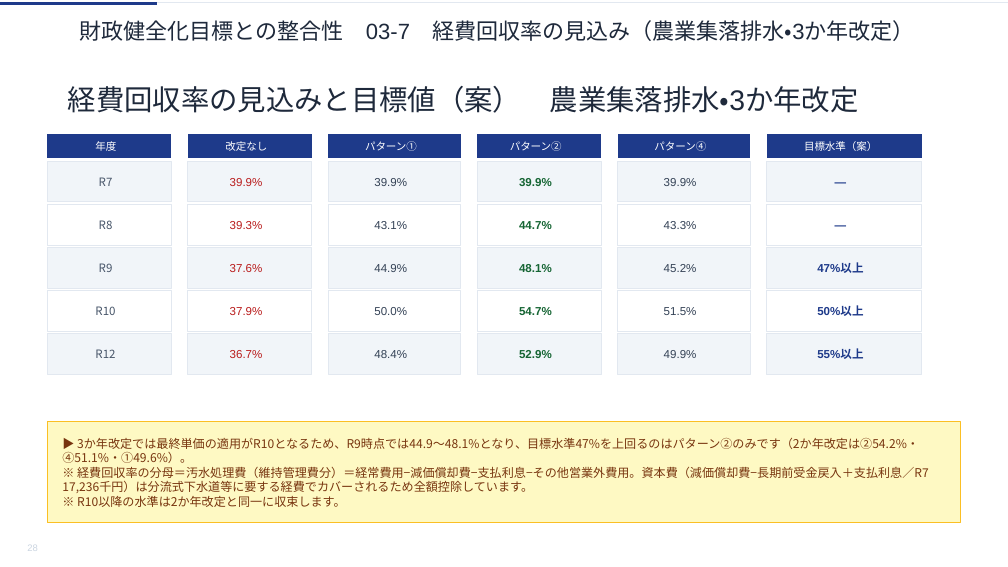
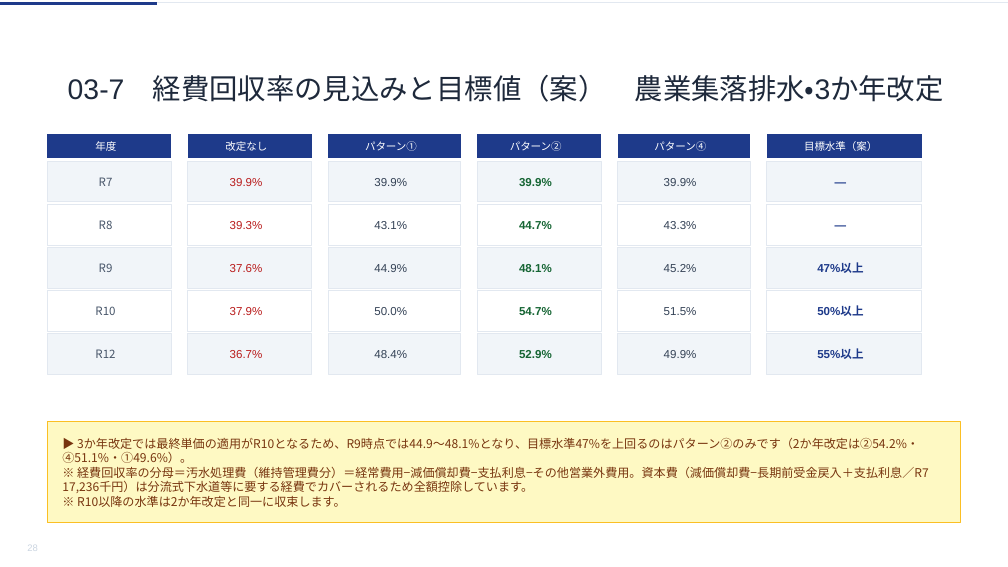
Before and after one commit to ryowakayama-gif/repository, a slide deck: slide 28 of rokko_sewage_council/output/六戸町_第2回審議会資料.pptx. Drawn at 1008x567 pixels with LibreOffice and Linux fonts; fonts in the diff are those of the drawing. Boxes give left, top, right and bottom in pixels: in the first picture for what was removed or moved away, otherwise in the second. Text is boxed around its words. In the diff, an @@ line names an element or a change of style, - is before the commit and + after.

```diff
--- a/rokko_sewage_council/output/六戸町_第2回審議会資料.pptx
+++ b/rokko_sewage_council/output/六戸町_第2回審議会資料.pptx
@@ freeform shape removed at (79, 15, 982, 47) @@
-財政健全化目標との整合性 03-7 経費回収率の見込み（農業集落排水・3か年改定）
@@ text in freeform shape at (68, 75, 944, 102): text changed @@
-経費回収率の見込みと目標値（案） 農業集落排水・3か年改定
+03-7 経費回収率の見込みと目標値（案） 農業集落排水・3か年改定
@@ freeform shape "03-7 経費回収率の見込みと目標値（案） 農業集落排水・3か年改定": place and size @@
-freeform shape "03-7 経費回収率の見込みと目標値（案） 農業集落排水・3か年改定" at (68, 70, 982, 129)
+freeform shape "03-7 経費回収率の見込みと目標値（案） 農業集落排水・3か年改定" at (68, 60, 982, 118)
```
Also in this commit, not shown: 30 other slides changed, 3 other files.
